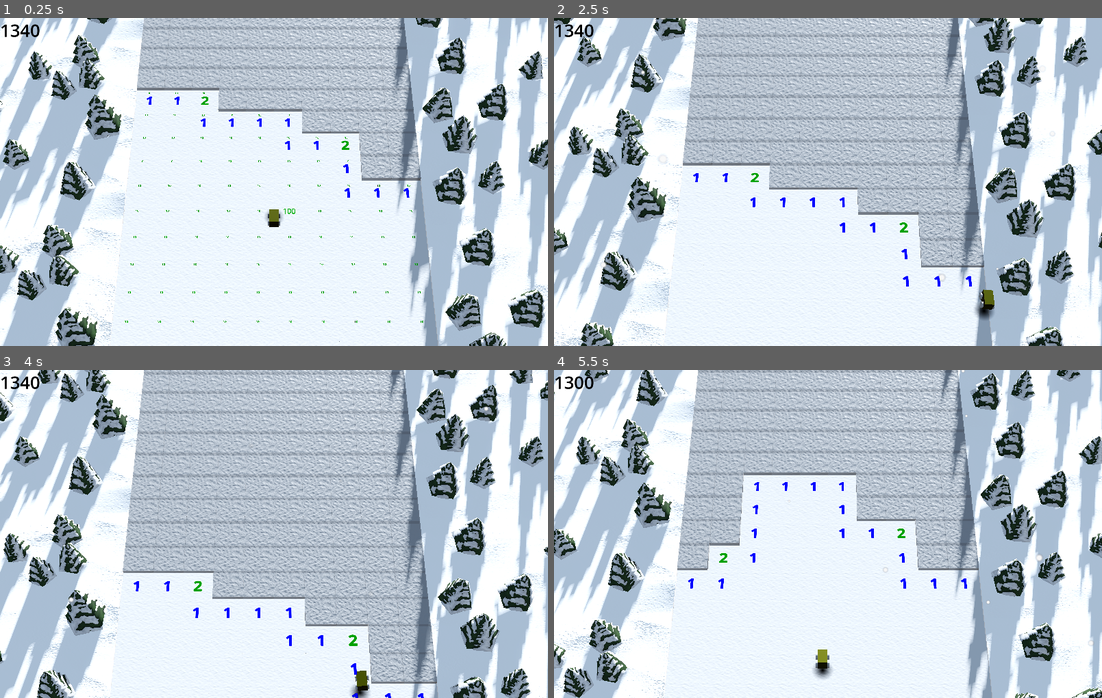
Above: before the commit, frames 1-4 (two rows, left to right).
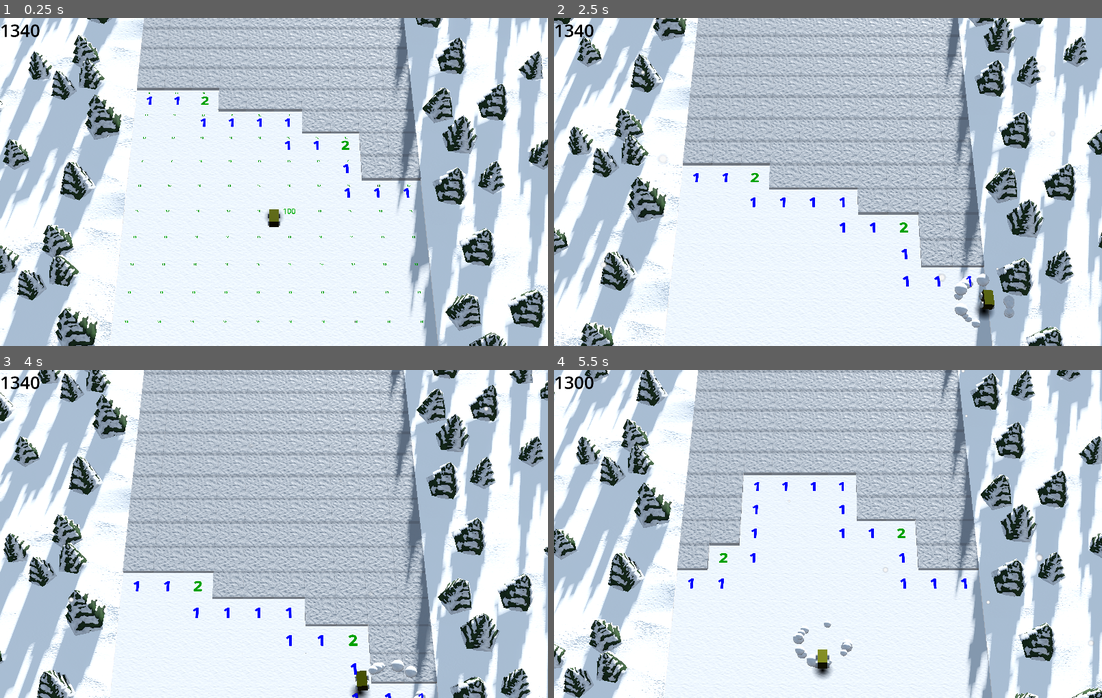
Above: after the commit, the same moments.

Repository: Blubtastic/minesweeper_2
Game: Godot game, scene res://Main.tscn
The game is run twice, just before and just after one commit, with the same random seed, the same clock (stepped at 60 frames per second) and the same inputs.
Inputs (mouse positions are in pixels of both pictures, inside the frame that each line leads up to):
- Up to frame 1 (0.25 s): no input
- Up to frame 2 (2.5 s): tap Enter (ui_accept) at 0.5, 0.6, 0.77, 1.07, 2.3 s; move the mouse to (948, 165) at 0.52 s; hold Right (ui_right) 0.53-1.25 s; click (948, 165) at 0.67 s; drag from (718, 198) to (800, 247) at 1.27 s; move the mouse to (882, 109) at 2.02 s; hold Right (ui_right) from 2.03 s (still down); tap U at 2.1 s
- Up to frame 3 (4 s): release Right (ui_right) at 2.75 s; drag from (246, 599) to (109, 484) at 2.77 s; move the mouse to (438, 583) at 3.52 s; hold Left (ui_left) from 3.53 s (still down); tap Tab at 3.6 s; tap Enter (ui_accept) at 3.77, 3.8 s
- Up to frame 4 (5.5 s): tap Enter (ui_accept) at 4.07, 5.3 s; tap R (restart) at 4.15 s; release Left (ui_left) at 4.25 s; drag from (663, 484) to (745, 452) at 4.27 s; move the mouse to (855, 534) at 5.02 s; hold Down (ui_down) from 5.03 s (still down); tap O at 5.1 s; click (855, 534) at 5.17 s

The runs differ from the first frame. In frame 1, less than 0.1% of the frame differs, in the area x 61-62%, y 98-99%; in frame 2, 0.4%, in the area x 73-84%, y 77-95%; in frame 3, 0.2%; in frame 4, 0.2%.

Commit message:
feat: jump poof

Diff:
--- /dev/null
+++ b/features/Poof/Poof.tscn
@@ -0,0 +1,57 @@
+[gd_scene load_steps=8 format=3 uid="uid://ddwftyj3tif34"]
+
+[sub_resource type="Curve" id="Curve_3k5lm"]
+_data = [Vector2(0, 1), 0.0, 0.0, 0, 0, Vector2(0.206349, 1), 0.0, 0.0, 0, 0, Vector2(1, 0), 0.0, 0.0, 0, 0]
+point_count = 3
+
+[sub_resource type="CurveTexture" id="CurveTexture_tbd11"]
+curve = SubResource("Curve_3k5lm")
+
+[sub_resource type="Curve" id="Curve_2vmcy"]
+_data = [Vector2(0, 0), 0.0, 0.0, 0, 0, Vector2(0.15873, 1), -0.0697677, -0.0697677, 0, 0, Vector2(0.345238, 1), -0.0591502, -0.0591502, 0, 0, Vector2(1, 0.0282393), 0.0, 0.0, 0, 0]
+point_count = 4
+
+[sub_resource type="CurveTexture" id="CurveTexture_77xkj"]
+curve = SubResource("Curve_2vmcy")
+
+[sub_resource type="ParticleProcessMaterial" id="ParticleProcessMaterial_v6efl"]
+particle_flag_damping_as_friction = true
+emission_shape_scale = Vector3(0, 0, 0)
+angle_min = 1.07288e-05
+angle_max = 1.07288e-05
+direction = Vector3(0, 0, 0)
+spread = 180.0
+flatness = 1.0
+initial_velocity_min = 10.0
+initial_velocity_max = 10.0
+gravity = Vector3(0, 1, 5)
+linear_accel_min = -2.23517e-06
+linear_accel_max = -2.23517e-06
+radial_accel_min = -2.23517e-06
+radial_accel_max = -2.23517e-06
+tangential_accel_min = -2.23517e-06
+tangential_accel_max = -2.23517e-06
+damping_min = 20.0
+damping_max = 20.0
+scale_min = 0.5
+scale_curve = SubResource("CurveTexture_77xkj")
+color = Color(0.804743, 0.804743, 0.804743, 1)
+alpha_curve = SubResource("CurveTexture_tbd11")
+
+[sub_resource type="StandardMaterial3D" id="StandardMaterial3D_inqdw"]
+transparency = 1
+vertex_color_use_as_albedo = true
+
+[sub_resource type="SphereMesh" id="SphereMesh_j3jgf"]
+material = SubResource("StandardMaterial3D_inqdw")
+radius = 0.2
+height = 0.4
+
+[node name="Poof" type="GPUParticles3D"]
+emitting = false
+amount = 16
+lifetime = 0.6
+one_shot = true
+explosiveness = 1.0
+process_material = SubResource("ParticleProcessMaterial_v6efl")
+draw_pass_1 = SubResource("SphereMesh_j3jgf")
--- a/shared/player/Player.tscn
+++ b/shared/player/Player.tscn
@@ -1,6 +1,7 @@
-[gd_scene load_steps=24 format=3 uid="uid://dqeksnc1bqwgt"]
+[gd_scene load_steps=25 format=3 uid="uid://dqeksnc1bqwgt"]
 
 [ext_resource type="Script" path="res://shared/player/player.gd" id="1_fjkuh"]
+[ext_resource type="PackedScene" uid="uid://ddwftyj3tif34" path="res://features/Poof/Poof.tscn" id="3_b81g5"]
 [ext_resource type="Script" path="res://shared/player/fade_emission_gradually.gd" id="3_jlho0"]
 [ext_resource type="PackedScene" uid="uid://drynt1383xlht" path="res://shared/cube/TrailVFX.tscn" id="3_rkr5s"]
 [ext_resource type="PackedScene" path="res://shared/PlayerShadow.tscn" id="4_vrm5f"]
@@ -134,6 +135,8 @@
 script = ExtResource("1_fjkuh")
 metadata/_edit_group_ = true
 
+[node name="Poof" parent="AlivePlayer" instance=ExtResource("3_b81g5")]
+
 [node name="Collision" type="CollisionShape3D" parent="AlivePlayer"]
 shape = SubResource("BoxShape3D_4to0f")
 
--- a/shared/player/player.gd
+++ b/shared/player/player.gd
@@ -16,6 +16,7 @@
 @onready var shadow_ray_cast: RayCast3D = $"../ShadowRayCast"
 @onready var body: MeshInstance3D = $PlayerModel/Body
 @onready var glow_animation_player: AnimationPlayer = $GlowAnimationPlayer
+@onready var poof: GPUParticles3D = $Poof
 
 func _physics_process(delta: float) -> void:
 	var cubes = get_tree().get_nodes_in_group("cubes")
@@ -29,6 +30,7 @@
 
 	if Input.is_action_just_pressed("ui_accept") and is_on_floor():
 		velocity.y = JUMP_VELOCITY
+		poof.restart()
 
 	var input_dir := Input.get_vector("ui_left", "ui_right", "ui_up", "ui_down")
 	var direction := (transform.basis * Vector3(input_dir.x, 0, input_dir.y)).normalized()
